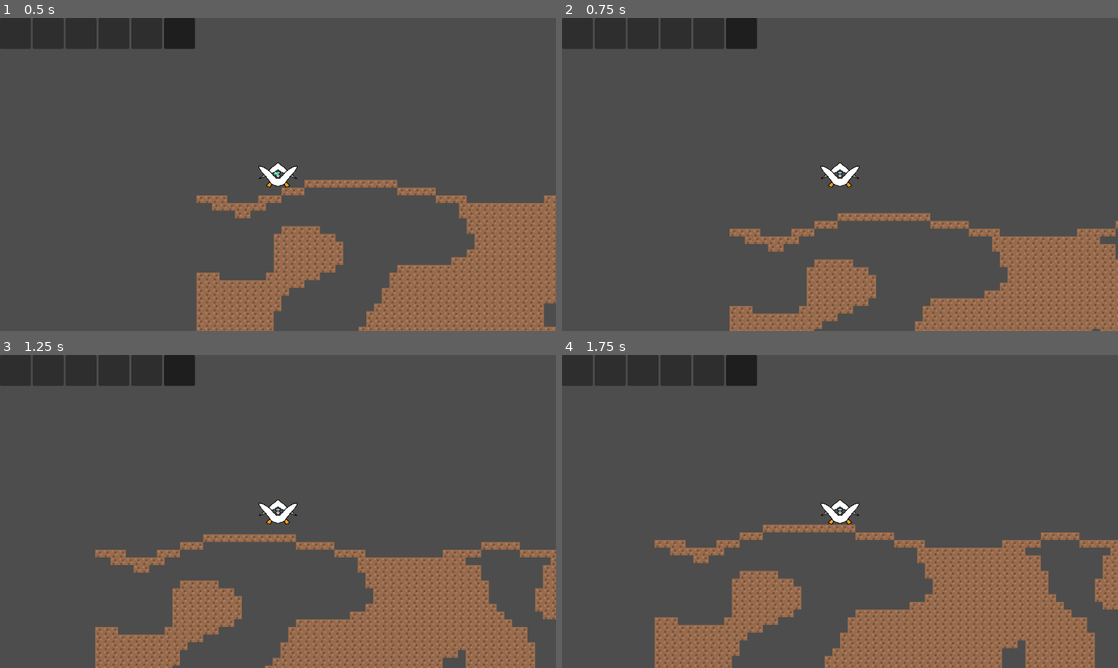
Above: before the commit, frames 1-4 (two rows, left to right).
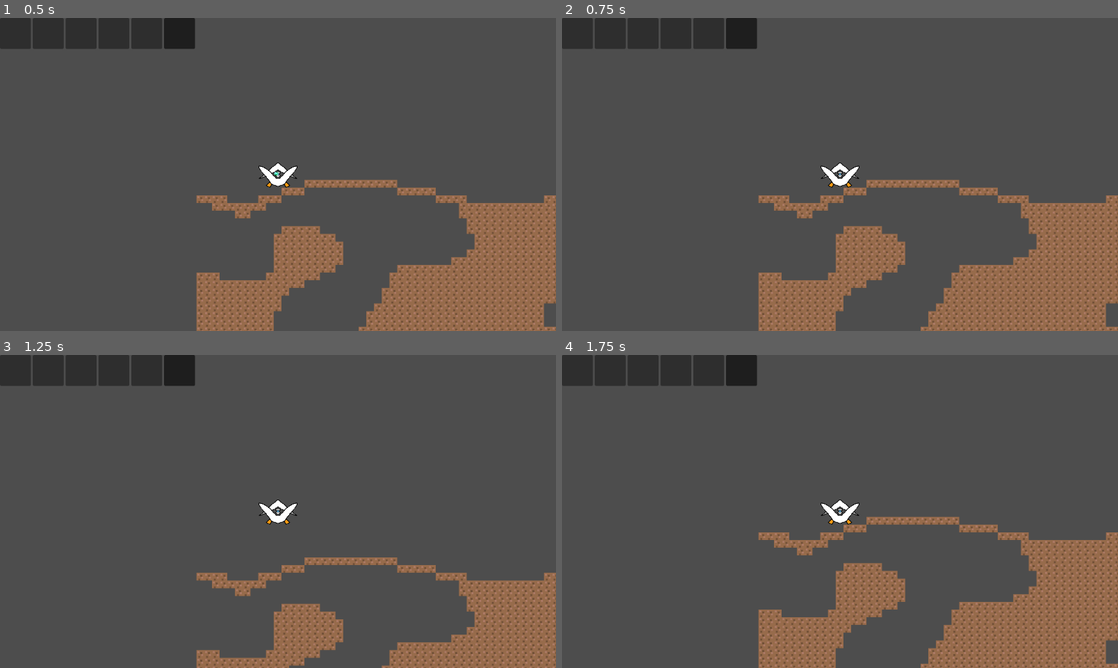
Above: after the commit, the same moments.

Repository: milana-94888u/curiostray
Game: Godot game, scene res://src/scenes/world.tscn
The game is run twice, just before and just after one commit, with the same random seed, the same clock (stepped at 60 frames per second) and the same inputs. The engine's default icon, where the game draws it, is replaced by a stand-in: a white triangle on a blue panel in a dark square.
Inputs (mouse positions are in pixels of both pictures, inside the frame that each line leads up to):
- Up to frame 1 (0.5 s): no input
- Up to frame 2 (0.75 s): tap Enter (ui_accept) at 0.5 s; move the mouse to (962, 158) at 0.52 s; hold Right (ui_right) from 0.53 s (still down); click (962, 158) at 0.6 s
- Up to frame 3 (1.25 s): keep holding Right (ui_right); tap Space (jump, bound only after the commit) at 0.77, 1.07 s; tap Enter (ui_accept) at 0.8 s
- Up to frame 4 (1.75 s): release Right (ui_right) at 1.25 s; drag from (728, 527) to (812, 574) at 1.27 s

Frame 1 is identical in both runs. In frame 2, 13% of the frame differs, in the area x 30-100%, y 51-100%; in frame 3, 17%; in frame 4, 23%, in the area x 16-100%, y 51-100%.

Commit message:
fix input map

Diff:
--- a/project.godot
+++ b/project.godot
@@ -30,7 +30,6 @@
 "events": [Object(InputEventKey,"resource_local_to_scene":false,"resource_name":"","device":0,"window_id":0,"alt_presse …(181 unchanged characters)…
 , Object(InputEventJoypadButton,"resource_local_to_scene":false,"resource_name":"","device":0,"button_index":13,"pressure":0.0,"pressed":false,"script":null)
 , Object(InputEventJoypadMotion,"resource_local_to_scene":false,"resource_name":"","device":0,"axis":0,"axis_value":-1.0,"script":null)
-, Object(InputEventKey,"resource_local_to_scene":false,"resource_name":"","device":-1,"window_id":0,"alt_pressed":false,"shift_pressed":false,"ctrl_pressed":false,"meta_pressed":false,"pressed":false,"keycode":0,"physical_keycode":65,"key_label":0,"unicode":97,"echo":false,"script":null)
 ]
 }
 ui_right={
@@ -38,12 +37,21 @@
 "events": [Object(InputEventKey,"resource_local_to_scene":false,"resource_name":"","device":0,"window_id":0,"alt_presse …(181 unchanged characters)…
 , Object(InputEventJoypadButton,"resource_local_to_scene":false,"resource_name":"","device":0,"button_index":14,"pressure":0.0,"pressed":false,"script":null)
 , Object(InputEventJoypadMotion,"resource_local_to_scene":false,"resource_name":"","device":0,"axis":0,"axis_value":1.0,"script":null)
-, Object(InputEventKey,"resource_local_to_scene":false,"resource_name":"","device":-1,"window_id":0,"alt_pressed":false,"shift_pressed":false,"ctrl_pressed":false,"meta_pressed":false,"pressed":false,"keycode":0,"physical_keycode":68,"key_label":0,"unicode":100,"echo":false,"script":null)
 ]
 }
-lmb={
+left={
 "deadzone": 0.5,
-"events": [Object(InputEventMouseButton,"resource_local_to_scene":false,"resource_name":"","device":-1,"window_id":0,"alt_pressed":false,"shift_pressed":false,"ctrl_pressed":false,"meta_pressed":false,"button_mask":0,"position":Vector2(0, 0),"global_position":Vector2(0, 0),"factor":1.0,"button_index":1,"canceled":false,"pressed":false,"double_click":false,"script":null)
+"events": [Object(InputEventKey,"resource_local_to_scene":false,"resource_name":"","device":-1,"window_id":0,"alt_pressed":false,"shift_pressed":false,"ctrl_pressed":false,"meta_pressed":false,"pressed":false,"keycode":0,"physical_keycode":65,"key_label":0,"unicode":97,"echo":false,"script":null)
+]
+}
+right={
+"deadzone": 0.5,
+"events": [Object(InputEventKey,"resource_local_to_scene":false,"resource_name":"","device":-1,"window_id":0,"alt_pressed":false,"shift_pressed":false,"ctrl_pressed":false,"meta_pressed":false,"pressed":false,"keycode":0,"physical_keycode":68,"key_label":0,"unicode":100,"echo":false,"script":null)
+]
+}
+jump={
+"deadzone": 0.5,
+"events": [Object(InputEventKey,"resource_local_to_scene":false,"resource_name":"","device":-1,"window_id":0,"alt_pressed":false,"shift_pressed":false,"ctrl_pressed":false,"meta_pressed":false,"pressed":false,"keycode":0,"physical_keycode":32,"key_label":0,"unicode":32,"echo":false,"script":null)
 ]
 }
 
--- a/src/scenes/player/player.gd
+++ b/src/scenes/player/player.gd
@@ -46,12 +46,12 @@
 		velocity.y += gravity * delta
 
 	# Handle Jump.
-	if Input.is_action_just_pressed("ui_accept") and is_on_floor():
+	if Input.is_action_just_pressed("jump") and is_on_floor():
 		velocity.y = JUMP_VELOCITY
 
 	# Get the input direction and handle the movement/deceleration.
 	# As good practice, you should replace UI actions with custom gameplay actions.
-	var direction := Input.get_axis("ui_left", "ui_right")
+	var direction := Input.get_axis("left", "right")
 	if direction:
 		velocity.x = direction * SPEED
 	else:
@@ -60,20 +60,6 @@
 	move_and_slide()
 
 	try_picks()
-
-#	if pick_queue:
-#		var pick_amount := mini(
-#			inventory.get_pickable_amount(pick_queue[0].item),
-#			pick_queue[0].amount,
-#		)
-#		if pick_amount:
-#			pick_queue[0].amount -= pick_amount
-#			if pick_queue[0].amount < 1:
-#				pick_queue.pop_at(0)
-#				pick_queue.remove_at(0)
-#		var pickable_item := pick_queue.pop_front() as PickableItem
-#		pickable_item.queue_free()
-
 
 
 func try_picks() -> void:
